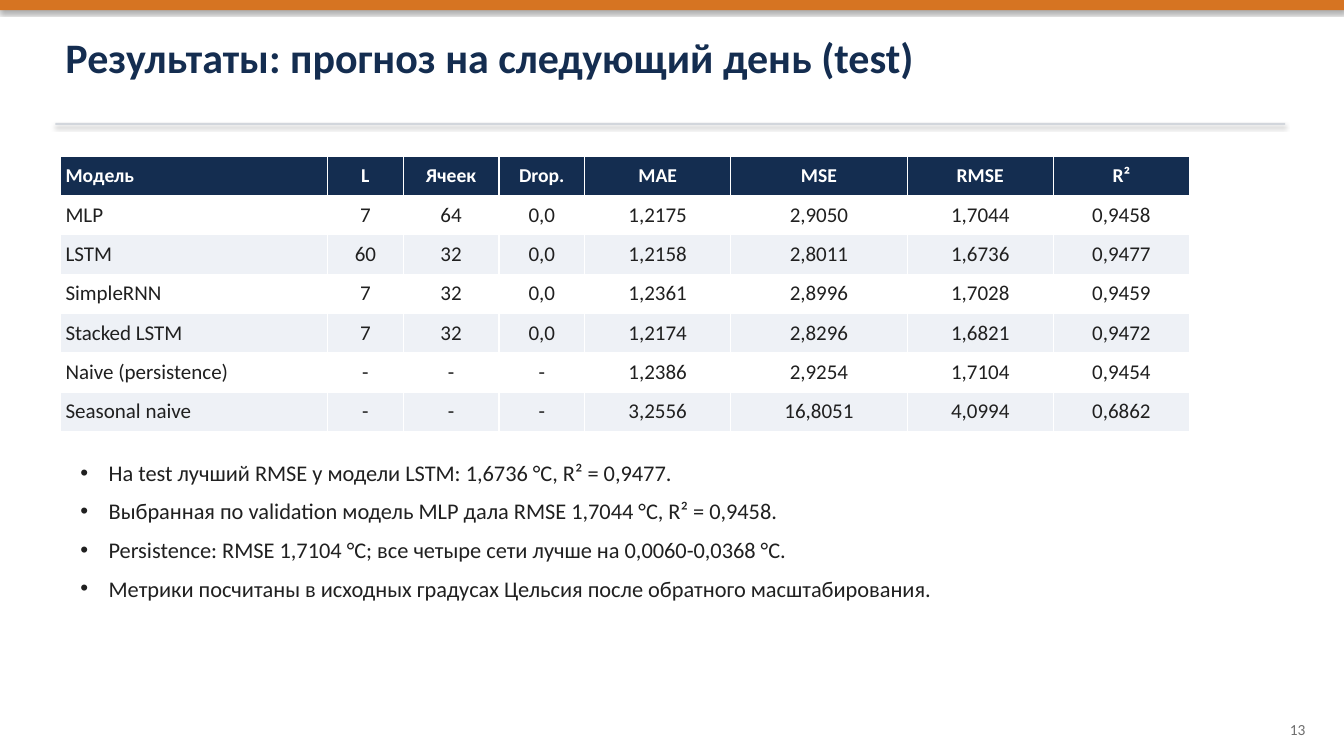
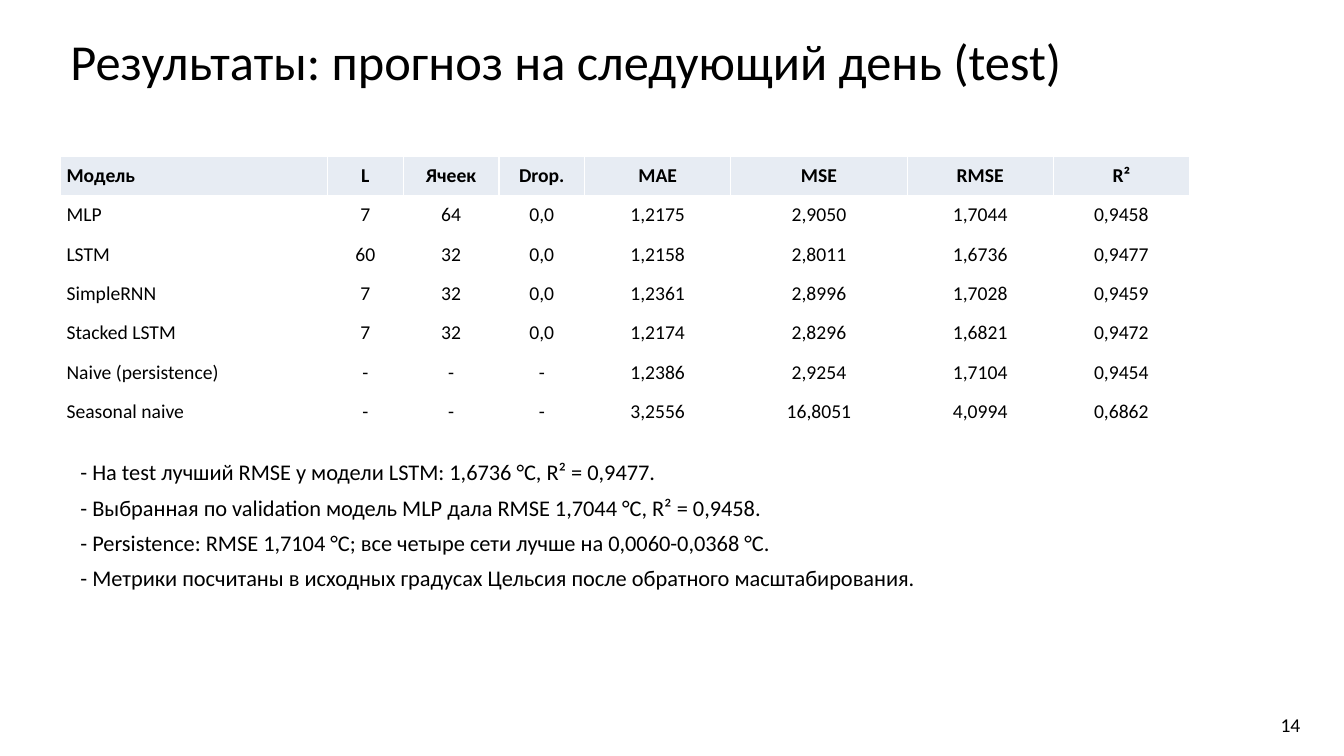
Before and after one commit to bigflyy/nn-uni, a slide deck: slide 14 of labs/lab2/nn-lab-2.pptx. Drawn at 1344x756 pixels with LibreOffice and Linux fonts; fonts in the diff are those of the drawing. Boxes give left, top, right and bottom in pixels: in the first picture for what was removed or moved away, otherwise in the second. Text is boxed around its words. In the diff, an @@ line names an element or a change of style, - is before the commit and + after.

```diff
--- a/labs/lab2/nn-lab-2.pptx
+++ b/labs/lab2/nn-lab-2.pptx
@@ rectangle removed at [0,0,1344,10] @@
@@ text "Результаты: прогноз на следующий день ..." at [70,43,1061,89]: size 30 to 36 pt, text colour #142D50 to #000000, bold off @@
@@ rectangle removed at [55,123,1286,125] @@
@@ table at [60,156,1190,432] @@
@@ fill #142D50 to #E7ECF3 in row 1 @@
@@ fill #EEF1F6 to #FFFFFF in 24 cells @@
@@ text colour #FFFFFF to #000000 in "Модель", "L", "Ячеек", "Drop." and 4 more places @@
@@ size 15 to 14 pt, text colour #202020 to #000000 in "MLP", "7", "64", "0,0" and 44 more places @@
@@ text at [92,462,915,590]: text changed; text colour #202020 to #000000 @@
-• На test лучший RMSE у модели LSTM: 1,6736 °C, R² = 0,9477.
-• Выбранная по validation модель MLP дала RMSE 1,7044 °C, R² = 0,9458.
-• Persistence: RMSE 1,7104 °C; все четыре сети лучше на 0,0060-0,0368 °C.
-• Метрики посчитаны в исходных градусах Цельсия после обратного масштабирования.
+- На test лучший RMSE у модели LSTM: 1,6736 °C, R² = 0,9477.
+- Выбранная по validation модель MLP дала RMSE 1,7044 °C, R² = 0,9458.
+- Persistence: RMSE 1,7104 °C; все четыре сети лучше на 0,0060-0,0368 °C.
+- Метрики посчитаны в исходных градусах Цельсия после обратного масштабирования.
@@ text at [1281,719,1301,732]: text changed; size 11 to 14 pt; text colour #6E6E6E to #000000 @@
-13
+14
```
Also in this commit, not shown: 20 other slides changed, 1 other file.
